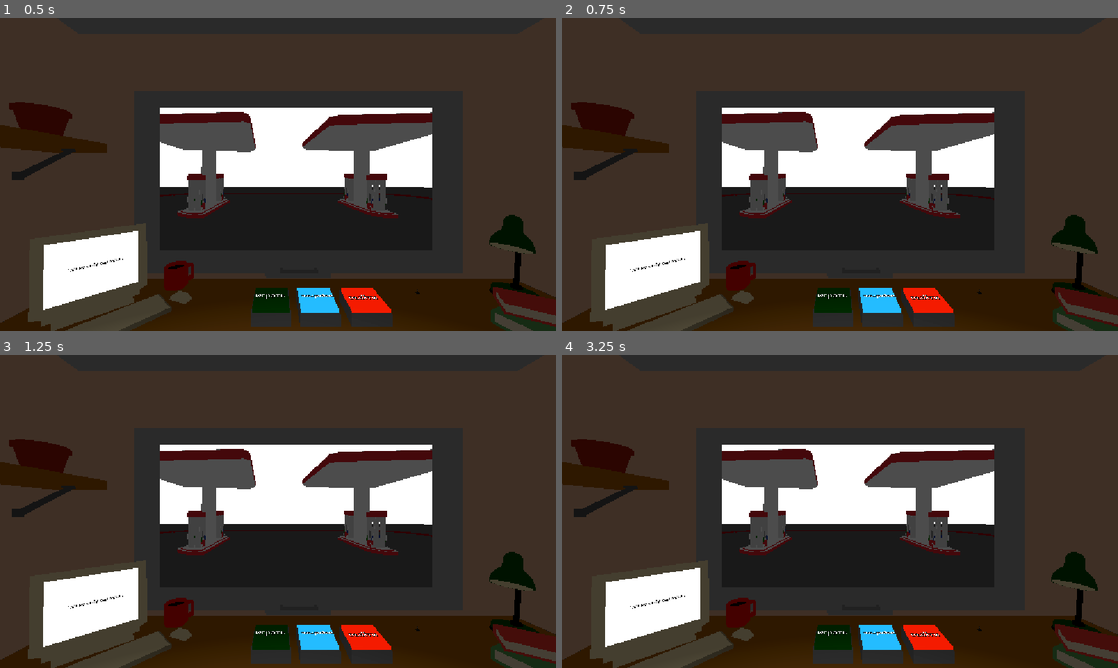
Above: before the commit, frames 1-4 (two rows, left to right).
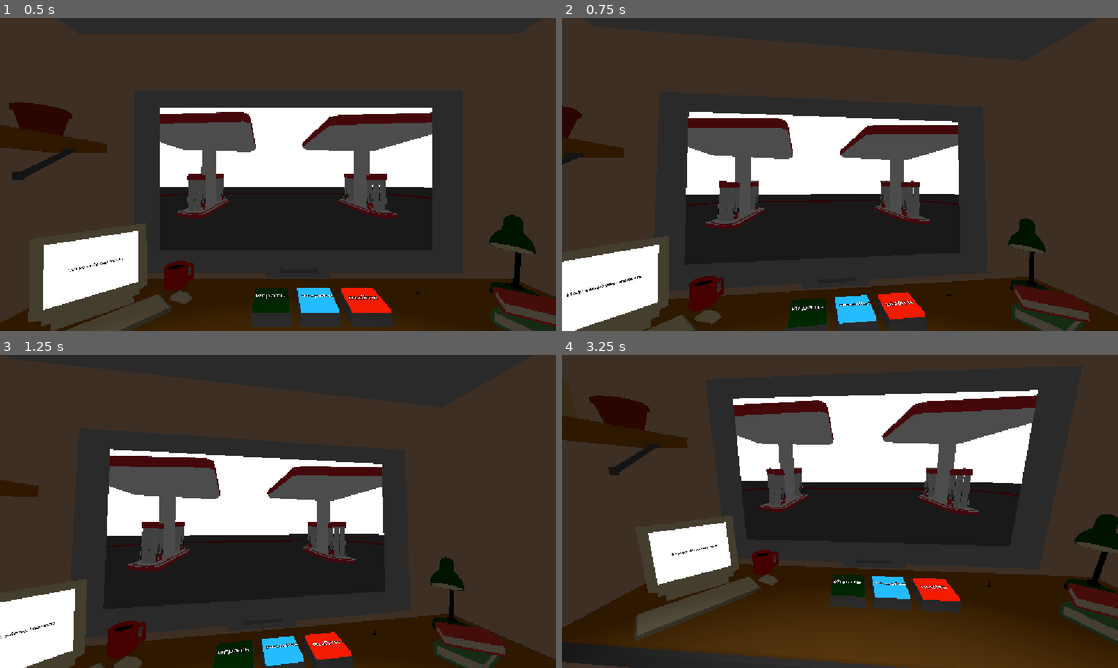
Above: after the commit, the same moments.

Repository: RolicsVin/AZS
Game: Godot game, scene res://scenes/menu.tscn
Same seed, same stepped clock (60 frames per second), same inputs: the game is played once before the commit and once after it.
Inputs (mouse positions are in pixels of both pictures, inside the frame that each line leads up to):
- Up to frame 1 (0.5 s): no input
- Up to frame 2 (0.75 s): tap Enter (ui_accept) at 0.5 s; move the mouse to (962, 158) at 0.52 s; hold Right (ui_right) from 0.53 s (still down); click (962, 158) at 0.6 s
- Up to frame 3 (1.25 s): keep holding Right (ui_right); tap Enter (ui_accept) at 0.77 s
- Up to frame 4 (3.25 s): move the mouse to (728, 527) at 1.27 s; release Right (ui_right) at 1.28 s; hold Down (ui_down) 1.28-2.03 s; click (728, 527) at 1.35 s; tap Enter (ui_accept) at 1.52, 3.02 s; move the mouse to (895, 442) at 2.02 s; hold Right (ui_right) 2.03-2.78 s; click (895, 442) at 2.1 s; move the mouse to (812, 574) at 2.77 s; hold Up (ui_up) from 2.78 s (still down); click (812, 574) at 2.85 s

Frame 1 is identical in both runs. In frame 2, 27% of the frame differs, in the area x 0-100%, y 26-100%; in frame 3, 32%; in frame 4, 52%, in the area x 0-100%, y 11-100%.

Commit message:
Assign menu camera hold points

Diff:
--- a/scenes/menu.tscn
+++ b/scenes/menu.tscn
@@ -356,9 +356,11 @@
 text = "Почитать об этом человеке"
 font_size = 40
 
-[node name="Camera3D" type="Camera3D" parent="." unique_id=727671551]
+[node name="Camera3D" type="Camera3D" parent="." unique_id=727671551 node_paths=PackedStringArray("rotation_point", "position_point")]
 transform = Transform3D(0.99999994, 0, 0, 0, 1, 0, 0, 0, 0.99999994, -0.03702569, 1.0806606, -1.4133594)
 script = ExtResource("31_a04p5")
+rotation_point = NodePath("../CameraHoldPoints/HoldPont1")
+position_point = NodePath("../CameraHoldPoints/HoldPoint2")
 
 [node name="CameraHoldPoints" type="Node3D" parent="." unique_id=1852181148]
 
